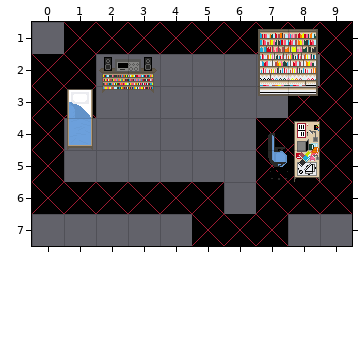
An edit to a level. Tiled map, Zold/Zold/Content/MainRoom.tmx. Above is the file before it was changed.
Cells are 32x32 px. Shown: x 0..9, y 1..7.
Once edited:
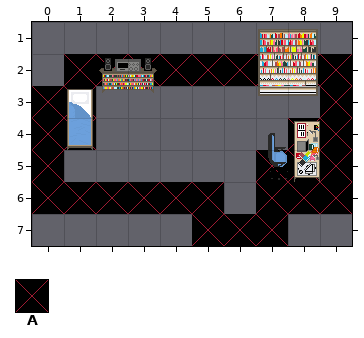
Key: from "mainRoom2": A 35.
_ is an empty cell.
Tiles replaced or removed in this view: A.
Commit message: poprawienie sterowania, wczytywanie map
Edits made:
Changed rows in their new state; . is an unchanged cell.
Layer "Kolizje":
first column x 0:
1 ._________
2 _.AAAAAAA.
3 ........_.
4 .A....._..
Changed places in both pictures, as pixel boxes (x1, y1, x2, y2):
changed: (32, 22, 352, 150)
